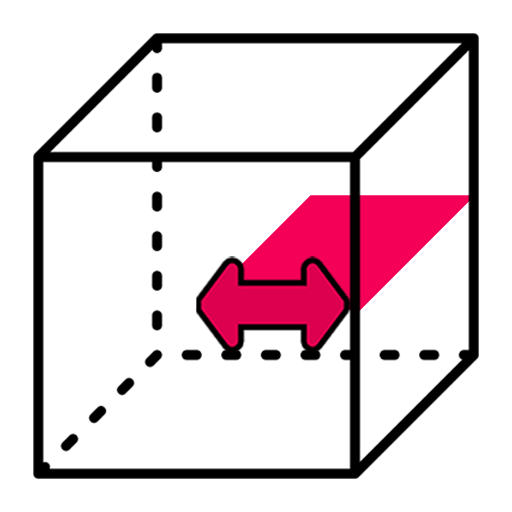
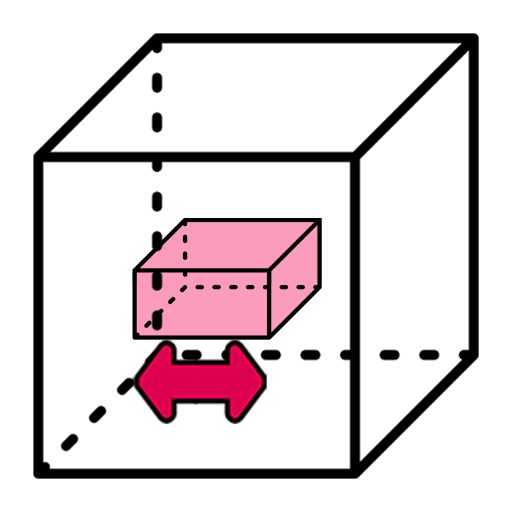
The second w=512, h=512 image is a revision of the first. Changes to its layers:
showed "Layer 4", painted on it over [132, 195, 470, 405]
added group "Group 1" with 2 layers above "Layer 1" over [132, 340, 267, 424]
added layer "Layer 2" (2nd of 2, in "Group 1") in group "Group 1" over [132, 340, 197, 424]
moved "Gradient Map 2" into group "Group 1", painted on it over [194, 256, 351, 424]
removed layer "Layer 11" over [195, 195, 470, 314]
added layer "Layer 13" (39%) above "Layer 11 copy 4" over [134, 220, 319, 336]
